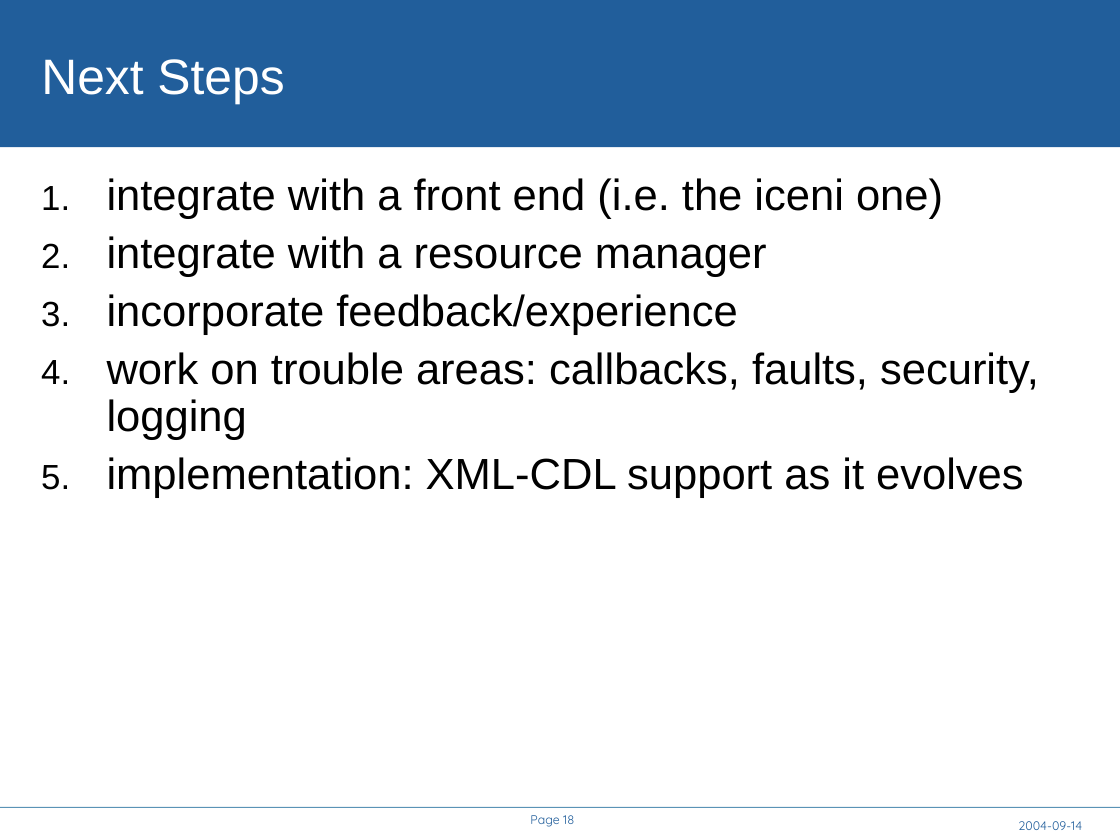
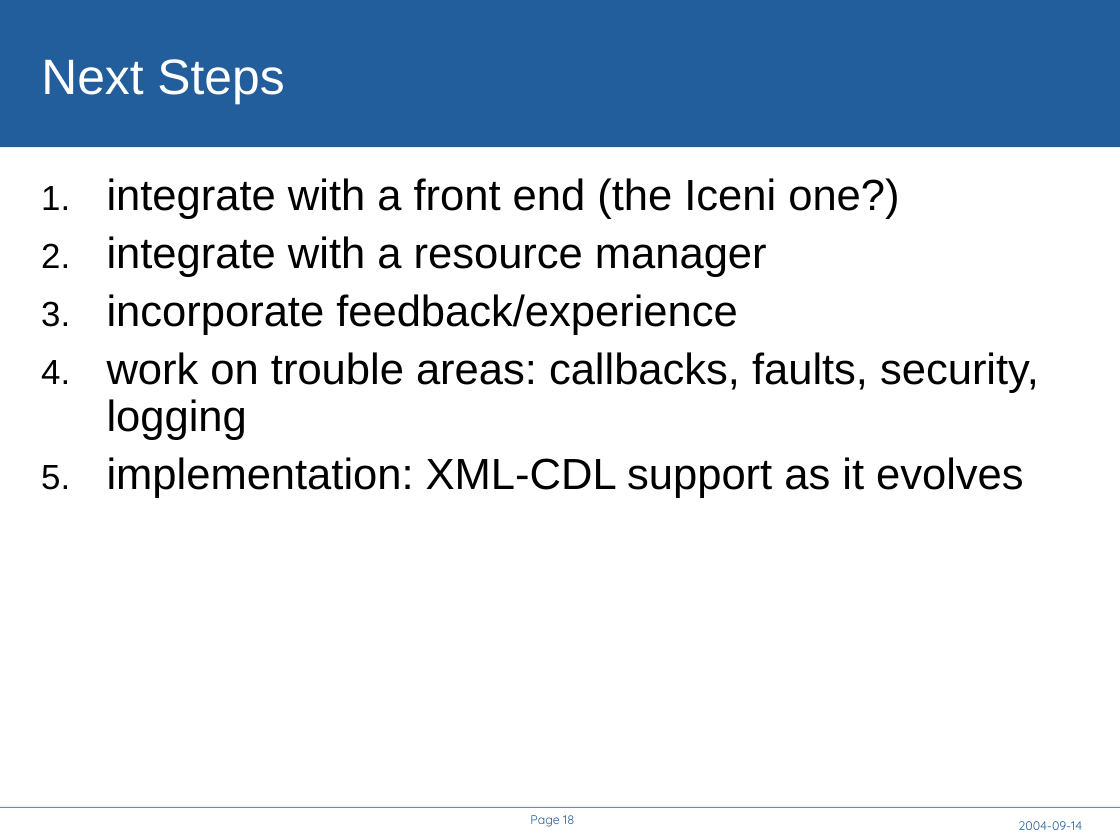
Before and after one commit to rhusar/smartfrog, a slide deck: slide 18 of core/components/cddlm/doc/A Service API for deployment.ppt. Drawn at 1120x840 pixels with LibreOffice and Linux fonts; fonts in the diff are those of the drawing; background and template pictures are left out. Boxes give left, top, right and bottom in pixels: in the first picture for what was removed or moved away, otherwise in the second. Text is boxed around its words. In the diff, an @@ line names an element or a change of style, - is before the commit and + after.

```diff
--- a/core/components/cddlm/doc/A Service API for deployment.ppt
+++ b/core/components/cddlm/doc/A Service API for deployment.ppt
@@ text at bbox=[107, 178, 899, 219]: text changed @@
-1. integrate with a front end (i.e. the iceni one)
+1. integrate with a front end (the Iceni one?)
```
Also in this commit, not shown: 11 other slides changed, 1 slide added, 1 slide removed, 7 other files.
